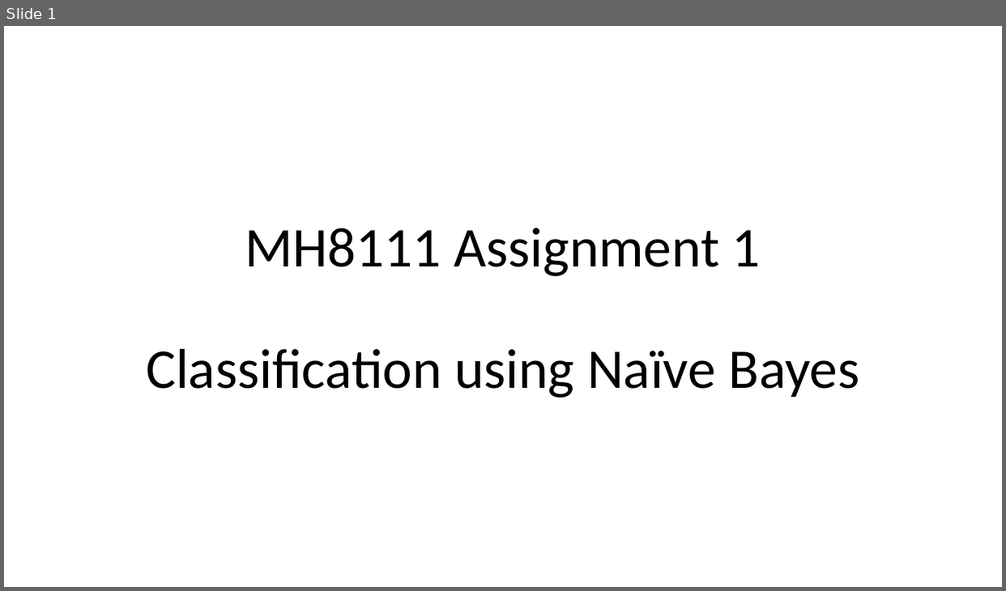
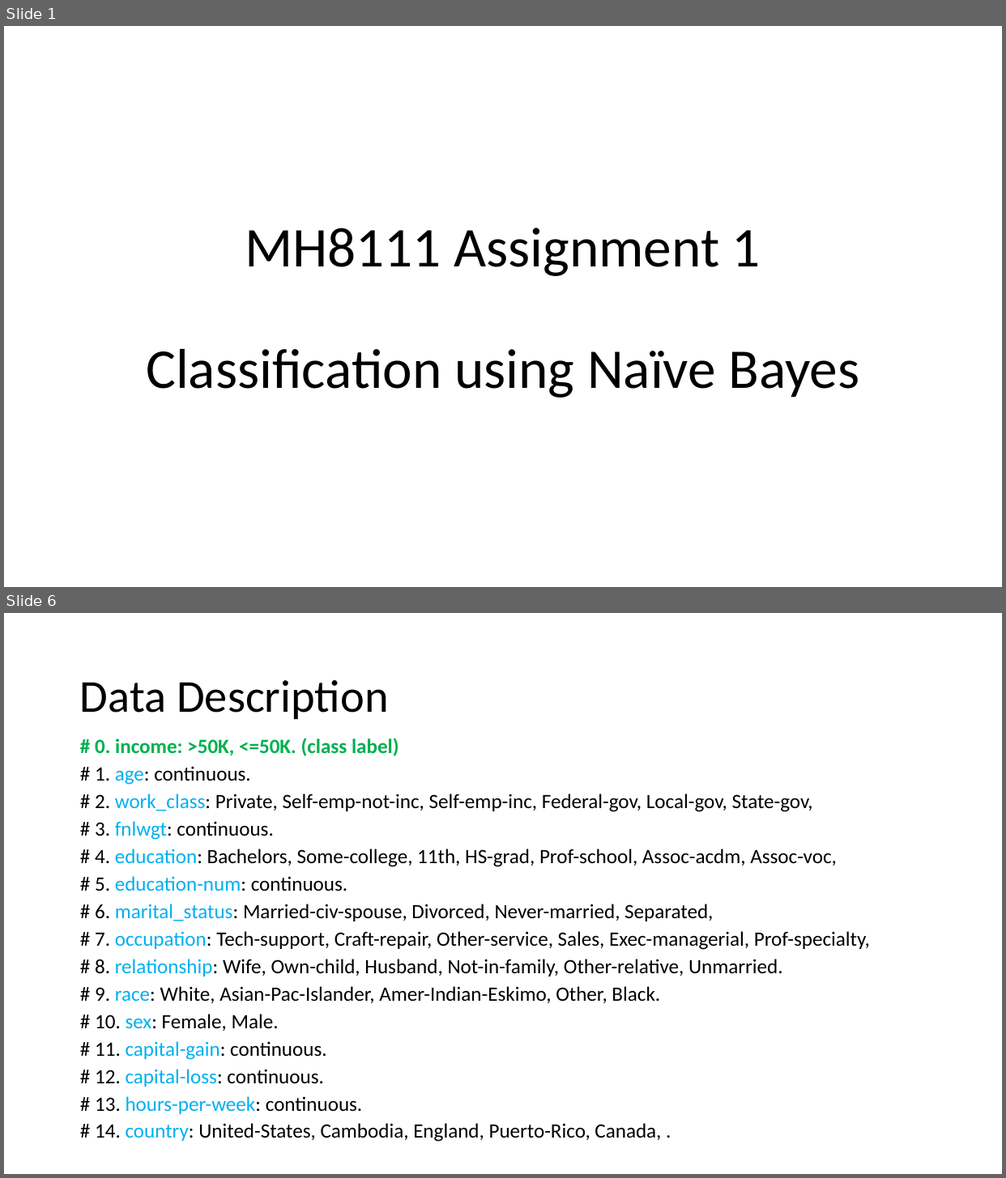
Before and after one commit to lifengzhi/msa_mh8101_or1_lp, a slide deck: mh8111_assignment/NaiveBayes.pptx. Shown one above the other, each under a label of ours: slide 1 before the commit, slides 1 and 6 after it; the slides between them are not shown. The pictures are 1006x591 and 1006x1178 pixels, drawn with LibreOffice and Linux fonts; fonts in the diff are those of the drawing. Boxes give left, top, right and bottom in pixels: in the first picture for what was removed or moved away, otherwise in the second. Text is boxed around its words. In the diff, an @@ line names an element or a change of style, - is before the commit and + after.

Commit message:
wip

```diff
--- a/mh8111_assignment/NaiveBayes.pptx
+++ b/mh8111_assignment/NaiveBayes.pptx
@@ slide 6 added at <box>4,613,1002,1174</box>, background #FFFFFF @@
@@ title added at <box>80,680,389,719</box>, 44 pt, text #000000 @@
+Data Description
@@ text added at <box>95,738,870,1142</box>, 19.6 pt, text #000000 @@
+# 0. income: >50K, <=50K. (class label)
+# 1. age: continuous.
+# 2. work_class: Private, Self-emp-not-inc, Self-emp-inc, Federal-gov, Local-gov, State-gov,
+# 3. fnlwgt: continuous.
+# 4. education: Bachelors, Some-college, 11th, HS-grad, Prof-school, Assoc-acdm, Assoc-voc,
+# 5. education-num: continuous.
+# 6. marital_status: Married-civ-spouse, Divorced, Never-married, Separated,
+# 7. occupation: Tech-support, Craft-repair, Other-service, Sales, Exec-managerial, Prof-specialty,
+# 8. relationship: Wife, Own-child, Husband, Not-in-family, Other-relative, Unmarried.
+# 9. race: White, Asian-Pac-Islander, Amer-Indian-Eskimo, Other, Black.
+# 10. sex: Female, Male.
+# 11. capital-gain: continuous.
+# 12. capital-loss: continuous.
+# 13. hours-per-week: continuous.
+# 14. country: United-States, Cambodia, England, Puerto-Rico, Canada, .
```
Also in this commit, not shown: 17 other slides added.
